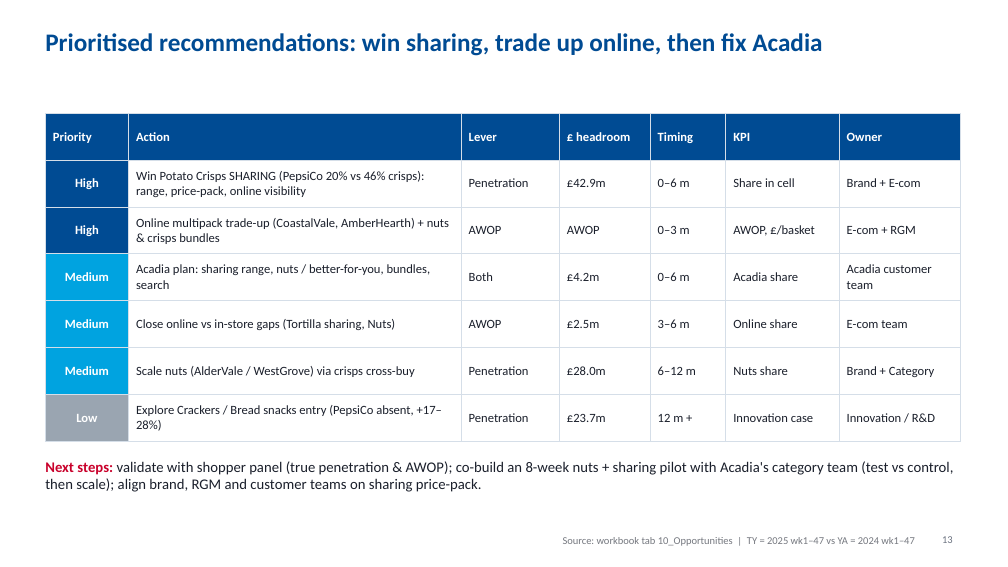
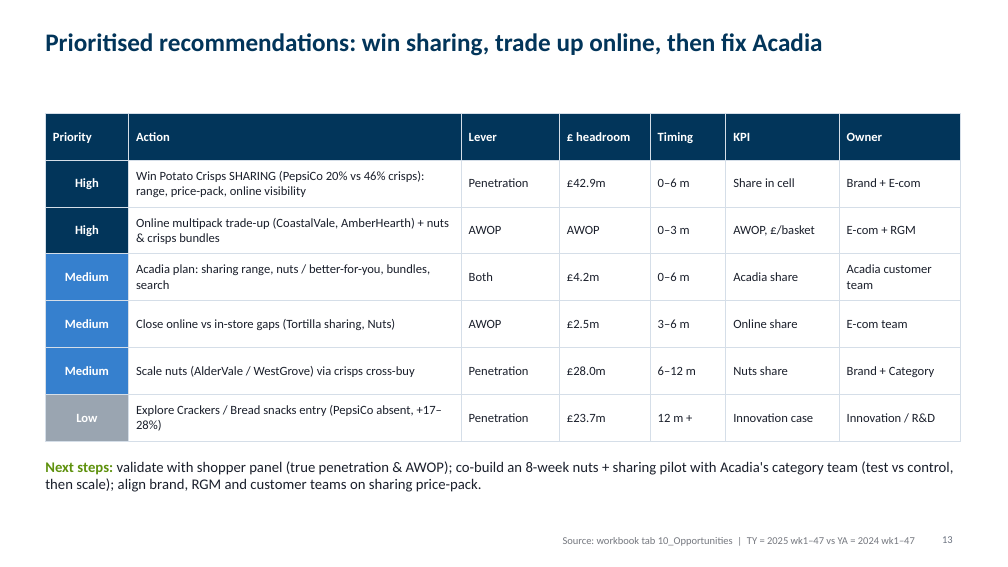
Before and after one commit to harshjunekumar/test-sample, a slide deck: slide 13 of case_study/PepsiCo_Savoury_Case_Study_Deck.pptx. Drawn at 1008x567 pixels with LibreOffice and Linux fonts; fonts in the diff are those of the drawing. Boxes give left, top, right and bottom in pixels: in the first picture for what was removed or moved away, otherwise in the second. Text is boxed around its words. In the diff, an @@ line names an element or a change of style, - is before the commit and + after.

```diff
--- a/case_study/PepsiCo_Savoury_Case_Study_Deck.pptx
+++ b/case_study/PepsiCo_Savoury_Case_Study_Deck.pptx
@@ title "Prioritised recommendations: win sharing, trade ..." at bbox=[45, 33, 822, 56]: text colour #004B93 to #02355A @@
@@ table at bbox=[45, 113, 960, 435] @@
@@ fill #004B93 to #02355A in 9 cells @@
@@ fill #00A3E0 to #3680CE in 3 cells @@
@@ text "Next steps: validate with shopper ..." at bbox=[45, 461, 953, 492]: text colour #C9002B to #5E910D in "Next steps:" @@
```
Also in this commit, not shown: 10 other slides changed.
